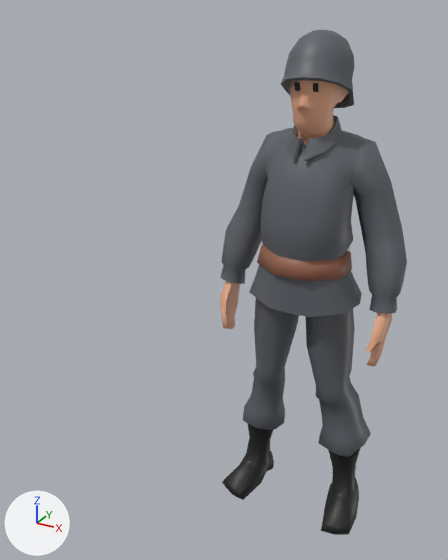
What one commit did to the FBX model Assets/Models/SM_Soldier_02.fbx.
Camera for both pictures: a 50 mm camera at (1.74, -1.99, 1.91) aimed at (0.65, -0.01, 0.92). Lighting does not change. The marker at lower left points along +X, +Y and +Z. The picture after the commit comes second. Where no turn or scale is listed for an object, it has been applied to the vertices.

Names of what the first picture shows: 'Soldier_02_Belt', 'Soldier_02_Body', 'Soldier_02_Boots', 'Soldier_02_Helmet', 'Soldier_02_Jacket', 'Soldier_02_Pants' and 1 more.
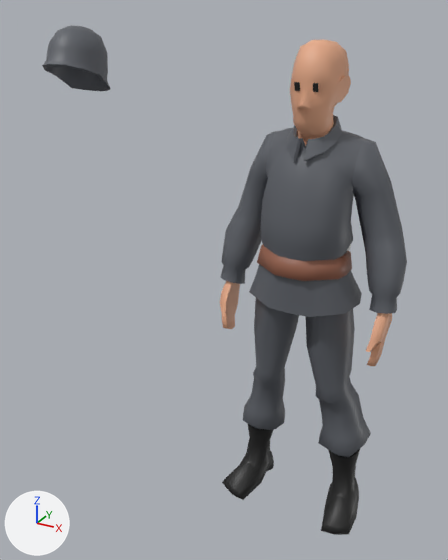
The newer file is also turned or shifted as a whole; pictures and numbers use the older file's frame.

What changed in the scene script:
```text
Change me_sphere_003:
    used by ob_soldier_02_helmet; parent = ob_soldier_02; location = (0.201, 173.8, 0.606); rotation_euler = (-0.241, -0.00253, 0.061), in degrees (-14, -0.1, 3.5); scale = (-0.108, -0.108, -0.134)
    remove me_sphere_003.from_pydata(...)  # 146 vertices, 288 faces; spans x -103.0..108.0, y -100.0..106.0, z -117.0..114.0
    add me_sphere_003.from_pydata(...)  # 146 vertices, 288 faces; spans x -12.0..11.0, y -12.0..11.0, z -15.0..16.0
    me_sphere_003 part 1: the whole mesh is rebuilt
    me_sphere_003 part 2
    132 vertices are added at x -12.0..11.0, y -12.0..11.0, z -15.0..16.0
    8 new vertices lie (0.0, 4.0, 0.0) away from vertices in x -11.0..9.0, y -8.0..-4.0, z -13.0..12.0
    6 new vertices lie (4.0, 0.0, 5.0) away from vertices in x -10.0..5.0, y -12.0..3.0, z -12.0..8.0
    288 new faces join them
Change ob_soldier_02_helmet:
    remove ob_soldier_02_helmet.parent = ob_soldier_02
    ob_soldier_02_helmet.location: (0.201, 173.8, 0.606) -> (0.00201, -0.00606, 1.738)
    ob_soldier_02_helmet.rotation_euler: (-0.241, -0.00253, 0.061) -> (1.33, -0.061, -0.00253)  # degrees (-14, -0.1, 3.5) -> degrees (76, -3.5, -0.1)
    ob_soldier_02_helmet.scale: (-0.108, -0.108, -0.134) -> (0.01, 0.01, 0.01)
```

Pixel boxes (x1, y1, x2, y2) of what changed, in the pictures (448 x 560 px):
'Soldier_02_Helmet', reshaped, moved, turned, rescaled
    before: (281, 30, 355, 108)
    after: (42, 25, 111, 91)
part 1 of me_sphere_003, deleted
    before: (281, 30, 355, 108)
part 2 of me_sphere_003, added
    after: (42, 25, 111, 91)
